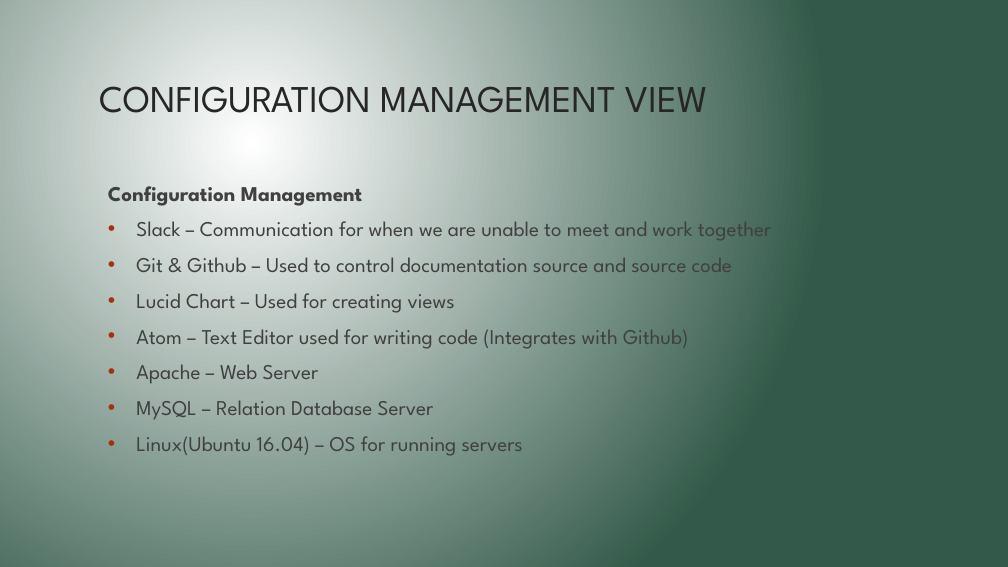
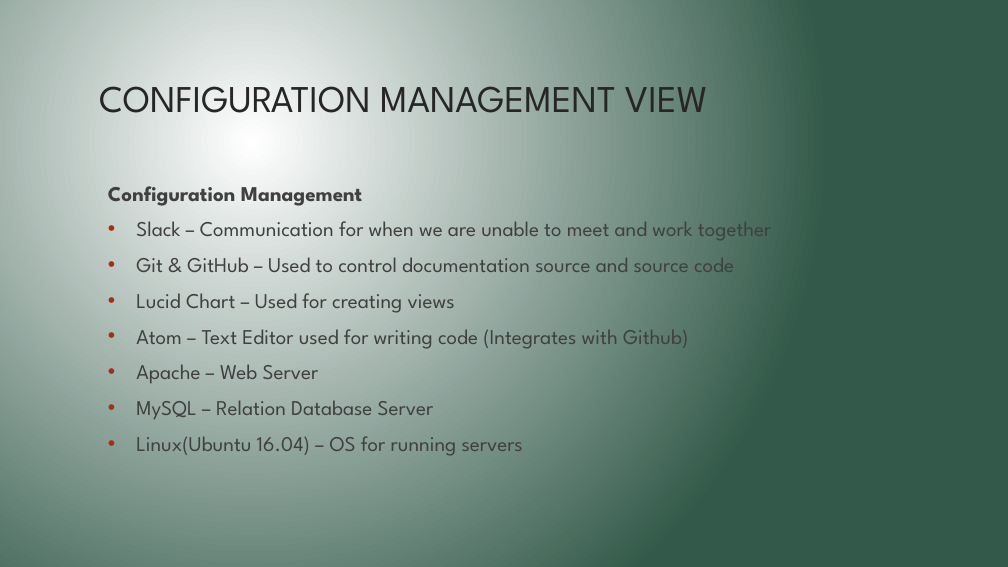
Before and after one commit to cameronmcphie/431FinalProject, a slide deck: slide 10 of documentation/431 Final Project.pptx. Drawn at 1008x567 pixels with LibreOffice and Linux fonts; fonts in the diff are those of the drawing. Boxes give left, top, right and bottom in pixels: in the first picture for what was removed or moved away, otherwise in the second. Text is boxed around its words. In the diff, an @@ line names an element or a change of style, - is before the commit and + after.

```diff
--- a/documentation/431 Final Project.pptx
+++ b/documentation/431 Final Project.pptx
@@ text at (x1=136, y1=257, x2=734, y2=272): text changed @@
-• Git & Github – Used to control documentation source and source code
+• Git & GitHub – Used to control documentation source and source code
```
Also in this commit, not shown: 3 other slides changed, 5 slides added, 2 slides removed, 6 other files.
